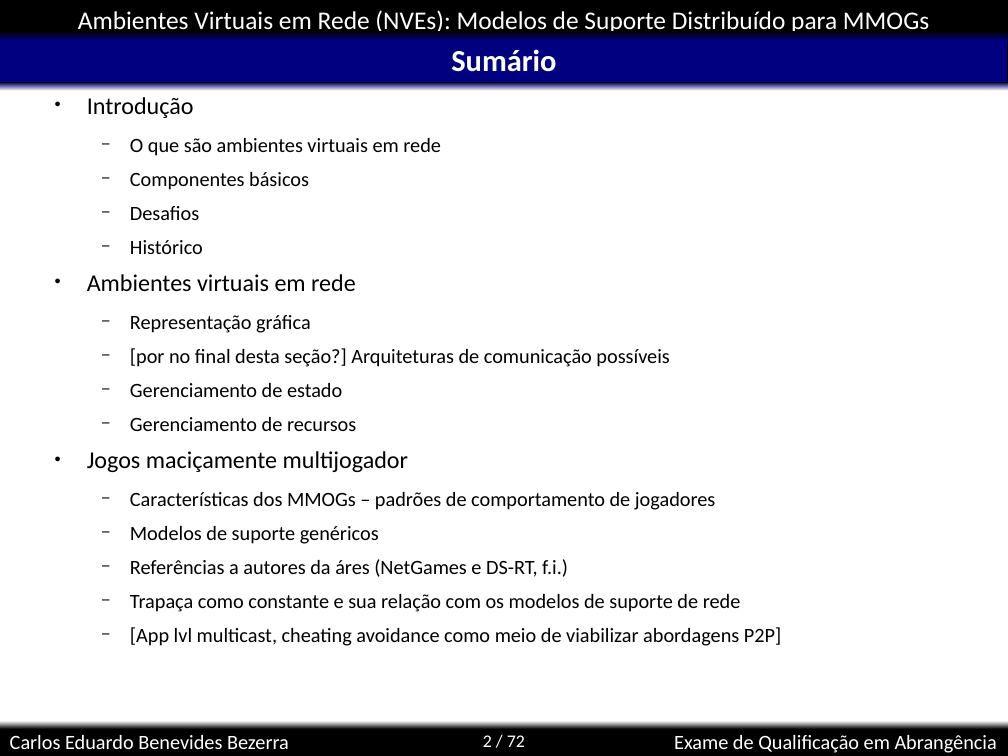
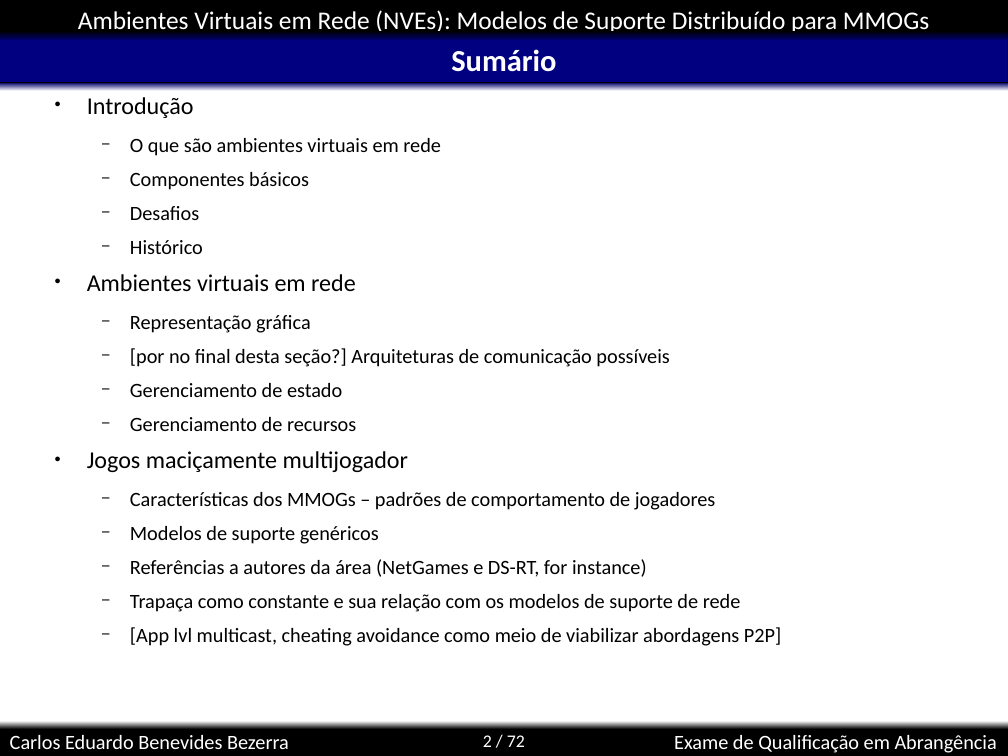
Before and after one commit to kdubezerra/kdubezerra, a slide deck: slide 2 of disciplinas/cmp600/app.ppt. Drawn at 1008x756 pixels with LibreOffice and Linux fonts; fonts in the diff are those of the drawing; background and template pictures are left out. Boxes give left, top, right and bottom in pixels: in the first picture for what was removed or moved away, otherwise in the second. Text is boxed around its words. In the diff, an @@ line names an element or a change of style, - is before the commit and + after.

```diff
--- a/disciplinas/cmp600/app.ppt
+++ b/disciplinas/cmp600/app.ppt
@@ text at (130,559,647,577): text changed @@
-  − Referências a autores da áres (NetGames e DS-RT, f.i.)
+  − Referências a autores da área (NetGames e DS-RT, for instance)
```
Also in this commit, not shown: 2 slides added, 1 other file.
